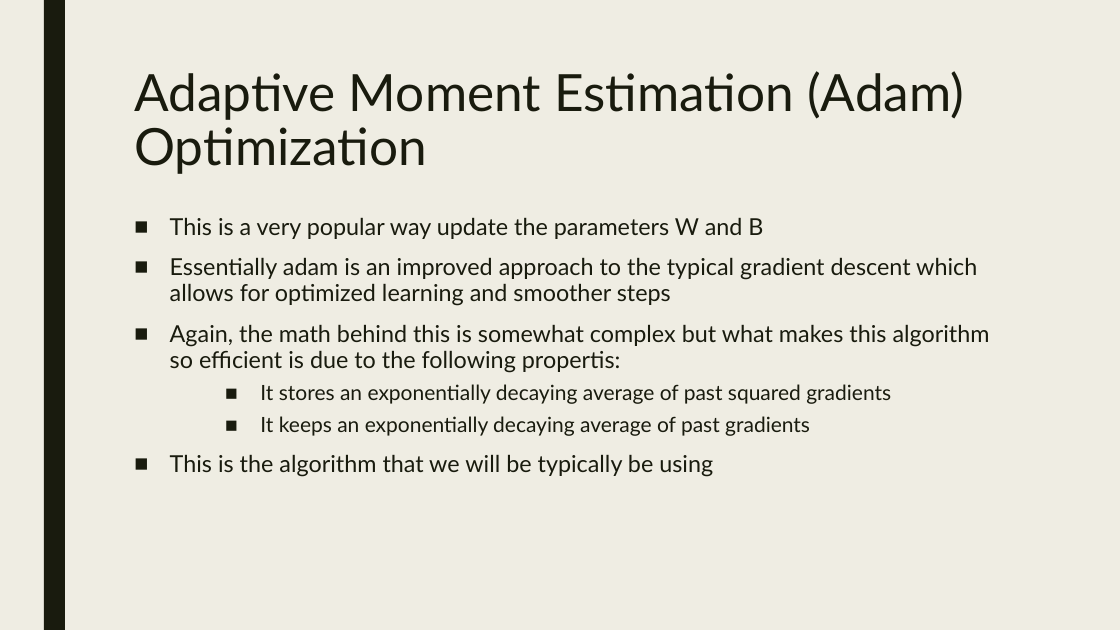
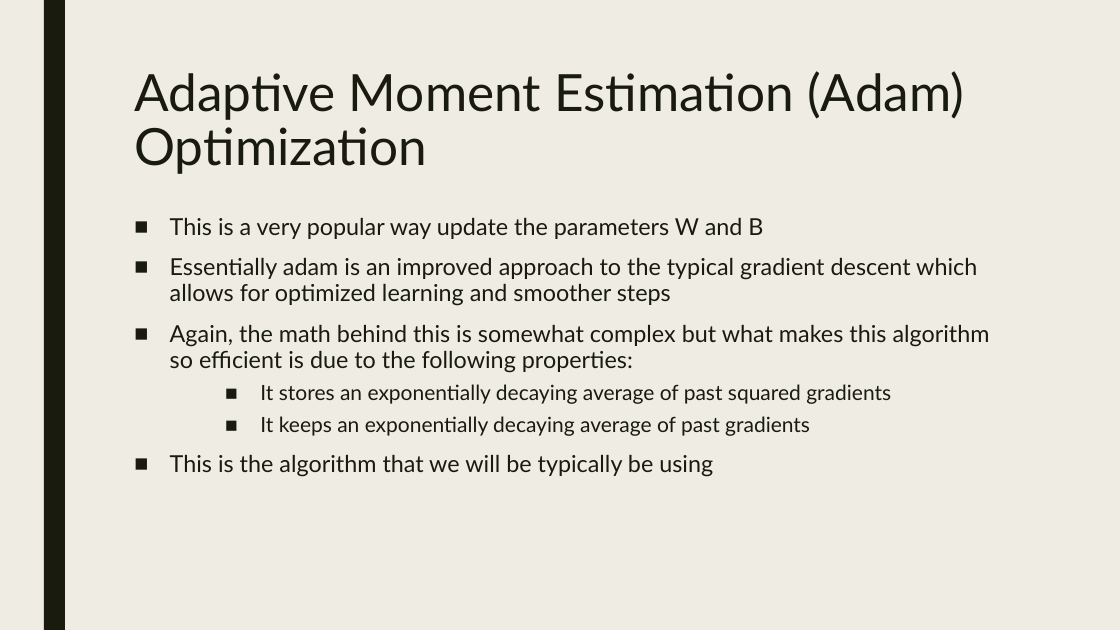
Before and after one commit to akiljames83/MacAI-2018, a slide deck: slide 17 of Lessons/Lesson2.pptx. Drawn at 1120x630 pixels with LibreOffice and Linux fonts; fonts in the diff are those of the drawing. Boxes give left, top, right and bottom in pixels: in the first picture for what was removed or moved away, otherwise in the second. Text is boxed around its words. In the diff, an @@ line names an element or a change of style, - is before the commit and + after.

```diff
--- a/Lessons/Lesson2.pptx
+++ b/Lessons/Lesson2.pptx
@@ text at bbox=[170, 324, 990, 373]: text changed @@
-■ Again, the math behind this is somewhat complex but what makes this algorithm so efficient is due to the following propertis:
+■ Again, the math behind this is somewhat complex but what makes this algorithm so efficient is due to the following properties:
```
Also in this commit, not shown: 5 other slides changed, 2 slides added, 2 slides removed.
